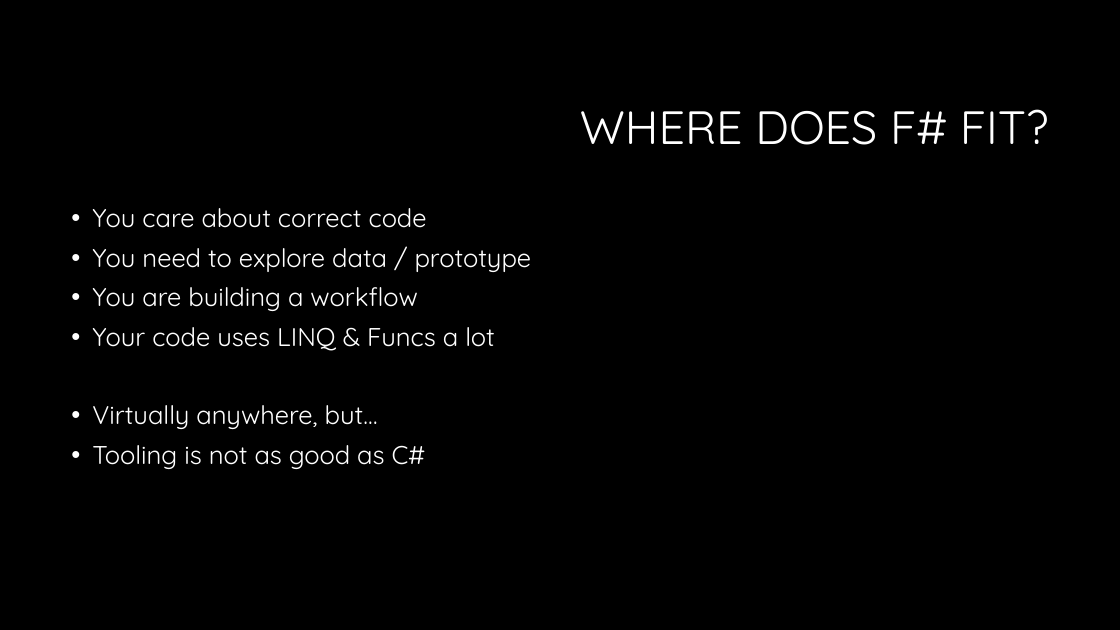
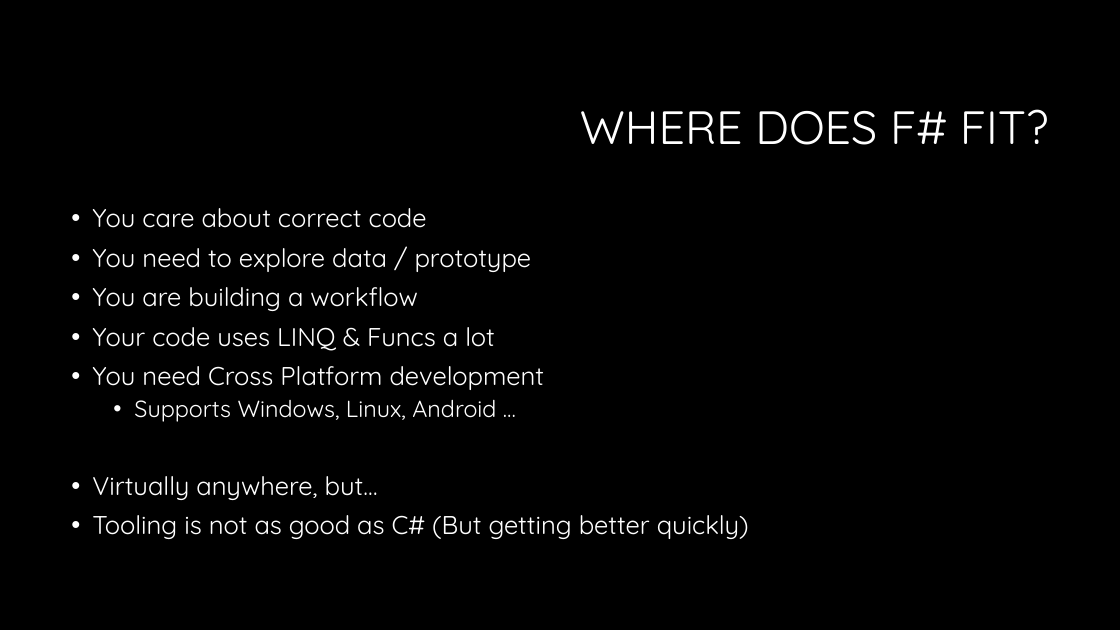
Before and after one commit to dathayer23/FSharpPresentations, a slide deck: slide 23 of Presentation1/slides/An Intro to FSharp For CSharp Programmers.pptx. Drawn at 1120x630 pixels with LibreOffice and Linux fonts; fonts in the diff are those of the drawing; background and template pictures are left out. Boxes give left, top, right and bottom in pixels: in the first picture for what was removed or moved away, otherwise in the second. Text is boxed around its words. In the diff, an @@ line names an element or a change of style, - is before the commit and + after.

Commit message:
Changes to text of presentation

```diff
--- a/Presentation1/slides/An Intro to FSharp For CSharp Programmers.pptx
+++ b/Presentation1/slides/An Intro to FSharp For CSharp Programmers.pptx
@@ text at box(92, 366, 545, 422): paragraphs added @@
+• You need Cross Platform development
+  • Supports Windows, Linux, Android …
@@ text at box(92, 515, 749, 539): text changed @@
-• Tooling is not as good as C#
+• Tooling is not as good as C# (But getting better quickly)
```
Also in this commit, not shown: 3 other slides changed.
